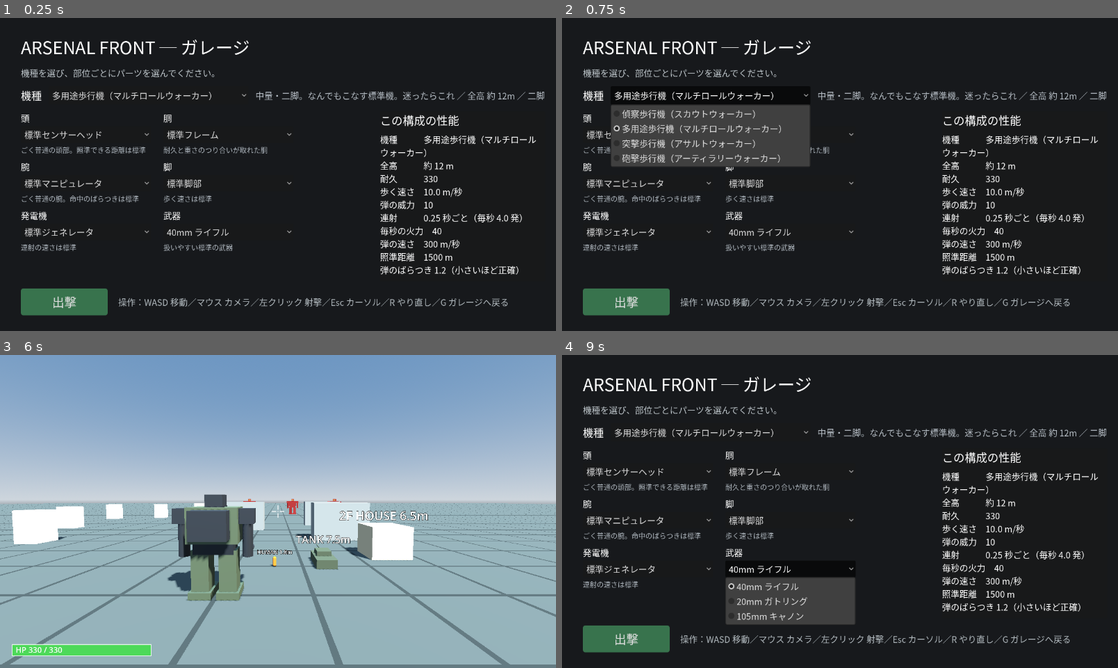
Above: before the commit, frames 1-4 (two rows, left to right).
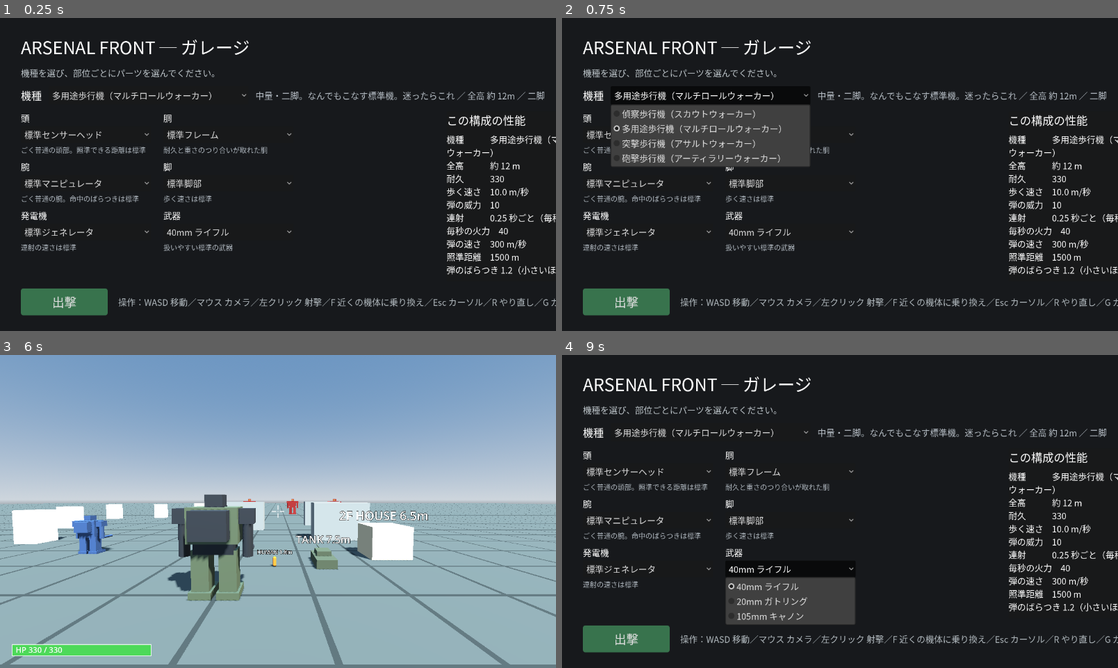
Above: after the commit, the same moments.

Repository: Sierra-117605/ARSENAL-FRONT
Game: Godot game, scene res://scenes/garage.tscn
Two runs of this game, one before a commit and one after it. Both use one fixed random seed, a clock stepped at 60 frames per second and the inputs below.
Inputs (mouse positions are in pixels of both pictures, inside the frame that each line leads up to):
- Up to frame 1 (0.25 s): no input
- Up to frame 2 (0.75 s): click "多用途歩行機（マルチロールウォーカー）" at 0.5 s
- Up to frame 3 (6 s): click "標準センサーヘッド" at 1.25 s; click "標準フレーム" at 2 s; click "標準マニピュレータ" at 2.75 s; click "標準脚部" at 3.5 s; click "標準ジェネレータ" at 4.25 s; click "40mm ライフル" at 5 s; click "出撃" at 5.75 s
- Up to frame 4 (9 s): tap Enter at 6.5 s; move the mouse to (867, 511) at 6.52 s; hold W (move_forward) 6.53-7.28 s; tap G (garage) at 6.6, 7.55, 8.85 s; click (867, 511) at 6.67 s; tap F (board, bound only after the commit) at 6.8, 7.35, 8.3 s; tap R (restart) at 7.25, 8, 8.75 s; move the mouse to (728, 527) at 7.27 s; hold S (move_back) 7.28-8.03 s; move the mouse to (895, 442) at 8.02 s; hold D (move_right) 8.03-8.78 s; click (895, 442) at 8.1 s; move the mouse to (812, 574) at 8.77 s; hold W (move_forward) from 8.78 s (still down); click (812, 574) at 8.92 s

The runs differ from the first frame. In frame 1, 3.8% of the frame differs, in the area x 59-100%, y 30-93%; in frame 2, 3.8%; in frame 3, 0.6%; in frame 4, 3.8%.

Commit message:
差別化の柱を SPEC §0.13 に決定（乗り換え/部位ダメージ/開発ツリー、乗員案は不採用）+ 乗り換えの試作
Co-Authored-By: Claude Opus 5 <noreply@anthropic.com>

Diff:
--- a/scenes/field_3d.tscn
+++ b/scenes/field_3d.tscn
@@ -176,6 +176,13 @@
 text = "2F HOUSE 6.5m"
 font_size = 128
 
+[node name="SpareRobot" parent="." instance=ExtResource("1_robot")]
+transform = Transform3D(1, 0, 0, 0, 1, 0, 0, 0, 1, -34, 0, -22)
+pilotable_id = "spare_01"
+machine_type = "scout_walker"
+max_hp = 200
+body_color = Color(0.25, 0.35, 0.5, 1)
+
 [node name="Covers" type="Node3D" parent="."]
 
 [node name="Cover1" parent="Covers" instance=ExtResource("12_cover")]
@@ -224,10 +231,11 @@
 script = ExtResource("3_occ")
 start_seat = NodePath("../Robot/DriverSeat")
 
-[node name="PlayerInput" type="Node" parent="." node_paths=PackedStringArray("occupant", "camera_rig")]
+[node name="PlayerInput" type="Node" parent="." node_paths=PackedStringArray("occupant", "camera_rig", "health_bar")]
 script = ExtResource("4_input")
 occupant = NodePath("../Pilot")
 camera_rig = NodePath("../CameraRig")
+health_bar = NodePath("../HUD/HealthBar")
 
 [node name="CameraRig" type="Node3D" parent="." node_paths=PackedStringArray("target")]
 script = ExtResource("2_rig")
--- a/scripts/action/garage.gd
+++ b/scripts/action/garage.gd
@@ -128,7 +128,7 @@
 	sortie.pressed.connect(_on_sortie)
 	bottom.add_child(sortie)
 	var help := Label.new()
-	help.text = "操作：WASD 移動／マウス カメラ／左クリック 射撃／Esc カーソル／R やり直し／G ガレージへ戻る"
+	help.text = "操作：WASD 移動／マウス カメラ／左クリック 射撃／F 近くの機体に乗り換え／Esc カーソル／R やり直し／G ガレージへ戻る"
 	help.add_theme_color_override("font_color", Color(0.7, 0.73, 0.75))
 	help.size_flags_vertical = Control.SIZE_SHRINK_CENTER
 	bottom.add_child(help)
--- a/scripts/action/input_actions.gd
+++ b/scripts/action/input_actions.gd
@@ -10,6 +10,7 @@
 const FIRE := "fire"
 const RESTART := "restart"
 const GARAGE := "garage"
+const BOARD := "board"
 
 ## 操作名 → キー（キーボード上の物理位置で指定するので配列が違っても同じ場所）
 const KEYS := {
@@ -19,6 +20,7 @@
 	MOVE_RIGHT: KEY_D,
 	RESTART: KEY_R,
 	GARAGE: KEY_G,
+	BOARD: KEY_F,
 }
 
 ## 操作名 → マウスボタン
--- a/scripts/action/pilotable.gd
+++ b/scripts/action/pilotable.gd
@@ -41,6 +41,7 @@
 
 func _ready() -> void:
 	hp = max_hp
+	add_to_group("pilotable")  # 乗り換え先を探すときに使う
 
 
 ## 弾などが当たった時に呼ばれる（Bullet から）
--- a/scripts/action/player_input.gd
+++ b/scripts/action/player_input.gd
@@ -8,6 +8,10 @@
 @export var occupant: Occupant
 ## 見ている方向を持つカメラ土台
 @export var camera_rig: CameraRig
+## 耐久バー（乗り換えたら表示先も切り替える）
+@export var health_bar: Control
+## この距離まで近づけば乗り換えられる（メートル）
+@export var board_distance: float = 40.0
 ## マウス感度（1 ピクセル動かしたときに回る角度・ラジアン）
 @export var mouse_sensitivity: float = 0.003
 
@@ -26,6 +30,11 @@
 
 
 func _unhandled_input(event: InputEvent) -> void:
+	# F：近くの空いている機体に乗り換える
+	if event is InputEventKey and event.pressed and not event.echo:
+		if (event as InputEventKey).physical_keycode == InputActions.KEYS[InputActions.BOARD]:
+			try_board_nearby()
+			return
 	# Esc：マウスカーソルを戻す
 	if event is InputEventKey and event.pressed and event.physical_keycode == KEY_ESCAPE:
 		_set_look_enabled(false)
@@ -85,6 +94,41 @@
 	return hit["position"]
 
 
+## 近くの空いている操縦席へ乗り移る。乗り換えたら true
+func try_board_nearby() -> bool:
+	if occupant == null:
+		return false
+	var current := occupant.get_vehicle()
+	if current == null:
+		return false
+	var best_seat: Seat = null
+	var best_distance := board_distance
+	for node in get_tree().get_nodes_in_group("pilotable"):
+		var other := node as Pilotable
+		if other == null or other == current or not other.is_alive():
+			continue
+		var distance := current.global_position.distance_to(other.global_position)
+		if distance > best_distance:
+			continue
+		for seat in other.get_seats():
+			if seat.is_driver and seat.occupant == null:
+				best_seat = seat
+				best_distance = distance
+	if best_seat == null:
+		return false
+	# 今の席を降りて、新しい席に座る
+	if occupant.seat != null:
+		occupant.seat.leave()
+	best_seat.sit(occupant)
+	var new_vehicle := best_seat.get_vehicle()
+	# カメラと耐久バーの見る相手も切り替える
+	if camera_rig != null:
+		camera_rig.target = new_vehicle
+	if health_bar != null:
+		health_bar.target = new_vehicle
+	return true
+
+
 ## カメラ操作の有効/無効を切り替え、マウスカーソルの表示を合わせる
 func _set_look_enabled(enabled: bool) -> void:
 	look_enabled = enabled
--- /dev/null
+++ b/tests/test_n4_3_board.gd
@@ -0,0 +1,77 @@
+extends SceneTree
+## 乗り換えの試作の確認（差別化の柱・案2）。
+##
+## 確かめること：
+##  1. 起動時はプレイヤー機（多用途歩行機）を操縦している
+##  2. 遠い機体には乗り換えられない
+##  3. 近づいて F を押すと、無人の予備機（偵察歩行機）に乗り移れる
+##  4. 乗り換えると、操作・カメラ・耐久バーの相手がすべて新しい機体になる
+##  5. 元の機体は無人になり、その場で止まる
+##  6. もう一度 F を押すと元の機体に戻れる
+##
+## 実行：Godot_console.exe --headless --path . --script res://tests/test_n4_3_board.gd
+
+var field: Node
+var robot: Robot
+var spare: Robot
+var input: PlayerInput
+var rig: CameraRig
+var bar: Control
+var pilot: Occupant
+var frame := 0
+var failed := false
+
+
+func _initialize() -> void:
+	field = load("res://scenes/field_3d.tscn").instantiate()
+	root.add_child(field)
+	robot = field.get_node("Robot")
+	robot.use_saved_loadout = false
+	spare = field.get_node("SpareRobot")
+	input = field.get_node("PlayerInput")
+	rig = field.get_node("CameraRig")
+	bar = field.get_node("HUD/HealthBar")
+	pilot = field.get_node("Pilot")
+
+
+func _physics_process(_delta: float) -> bool:
+	frame += 1
+	match frame:
+		10:
+			_report(pilot.get_vehicle() == robot, "最初はプレイヤー機を操縦している")
+			_report(rig.target == robot and bar.target == robot, "カメラと耐久バーもプレイヤー機を見ている")
+			# 2：遠ざけてから乗り換えを試す
+			spare.global_position = Vector3(300, 0, 0)
+			_report(not input.try_board_nearby(), "遠い機体には乗り換えられない")
+		15:
+			# 3：近くに置いてから乗り換え
+			spare.global_position = robot.global_position + Vector3(20, 0, 0)
+		20:
+			_report(input.try_board_nearby(), "近くの無人機に乗り換えられる")
+			_report(pilot.get_vehicle() == spare, "操縦の相手が予備機に変わる")
+			_report(rig.target == spare, "カメラが予備機を追う")
+			_report(bar.target == spare, "耐久バーが予備機の耐久を出す")
+			_report(robot.control["move_z"] == 0.0, "降りた機体は操作を受け取らない")
+			# 5：降りた機体は止まる
+			Input.action_press("move_forward")
+		40:
+			Input.action_release("move_forward")
+			_report(spare.global_position.distance_to(robot.global_position) > 20.0,
+				"乗り換えた先の機体が動く（元の機体は置いていかれる）")
+			_report(Vector2(robot.velocity.x, robot.velocity.z).length() < 0.5,
+				"降りた機体はその場で止まっている")
+		45:
+			# 6：戻れる
+			spare.global_position = robot.global_position + Vector3(15, 0, 0)
+		50:
+			_report(input.try_board_nearby(), "もう一度 F で元の機体に戻れる")
+			_report(pilot.get_vehicle() == robot, "操縦の相手がプレイヤー機に戻る")
+			print("RESULT: ", "FAIL" if failed else "PASS")
+			return true
+	return false
+
+
+func _report(ok: bool, msg: String) -> void:
+	print("[", "OK" if ok else "NG", "] ", msg)
+	if not ok:
+		failed = true
Not shown, added: tests/test_n4_3_board.gd.uid
Not shown, changed: SPEC.md
Not shown, changed: TODO.md
